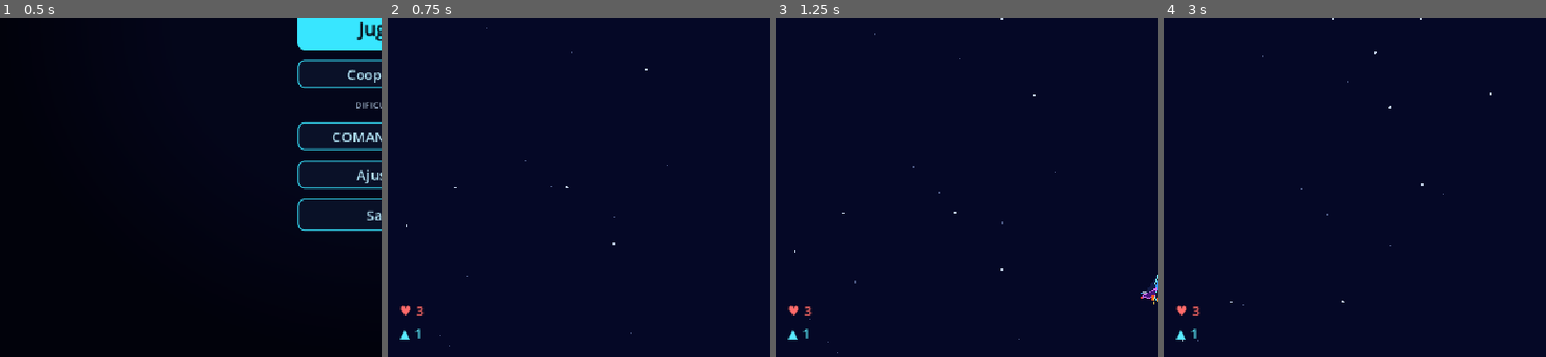
Above: before the commit, frames 1-4 (left to right).
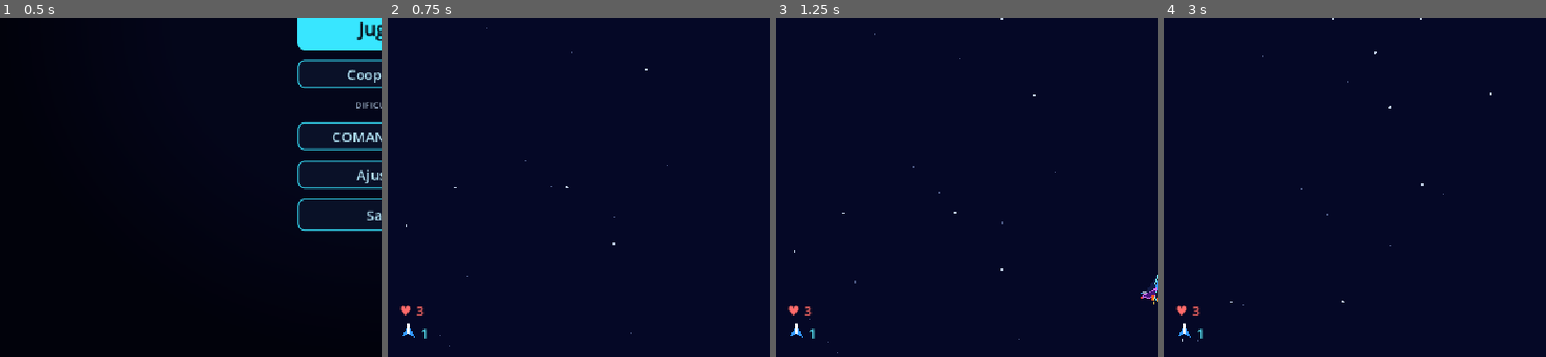
Above: after the commit, the same moments.

Repository: Frank-0511/galactic-surge
Game: Godot game, scene res://scenes/main/main.tscn
The game is run twice, just before and just after one commit, with the same random seed, the same clock (stepped at 60 frames per second) and the same inputs.
Inputs (mouse positions are % of the whole screen's width and height, from its top left):
- Up to frame 1 (0.5 s): no input
- Up to frame 2 (0.75 s): click "Jugar" at 0.5 s
- Up to frame 3 (1.25 s): no input
- Up to frame 4 (3 s): tap Enter at 1.25 s; move the mouse to (72, 45) at 1.27 s; hold Right (move_right) 1.28-2 s; tap Space (shoot) at 1.35 s; click (72, 45) at 1.42 s; drag from (30, 55) to (33, 12) at 2.02 s; move the mouse to (60, 28) at 2.77 s; hold Right (move_right) from 2.78 s (still down); tap 2 (weapon_2) at 2.85 s
The pictures show only the part of the screen within x 0-50%, y 50-100%; the shares and areas given below are measured in that part.

Frame 1 is identical in both runs. In frame 2, 0.1% of the frame differs, in the area x 3-11%, y 89-95%; in frame 3, 0.1%; in frame 4, 0.1%, in the area x 3-11%, y 89-96%.

Commit message:
feat(etapa-20): el icono del arma en el HUD es el mismo medallón que cae (dibujo compartido)

Diff:
--- a/scenes/loot/loot_drop.gd
+++ b/scenes/loot/loot_drop.gd
@@ -258,32 +258,56 @@
 
 
 func _draw_medallion_blaster() -> void:
+	paint_medallion(self, 0)
+
+
+func _draw_medallion_missile() -> void:
+	paint_medallion(self, 1)
+
+
+func _draw_medallion_laser() -> void:
+	paint_medallion(self, 2)
+
+
+## Paints the medallion of a weapon (0 blaster, 1 misil, 2 laser) on any CanvasItem.
+## Shared by the falling drops and the HUD weapon icon, so both look the same (Etapa 20).
+static func paint_medallion(canvas: CanvasItem, weapon_type: int) -> void:
+	match weapon_type:
+		1:
+			_paint_missile(canvas)
+		2:
+			_paint_laser(canvas)
+		_:
+			_paint_blaster(canvas)
+
+
+static func _paint_blaster(canvas: CanvasItem) -> void:
 	var blue: Color = Color(0.2, 0.6, 1.0)
 	var chevron: PackedVector2Array = PackedVector2Array([
 		Vector2(0, -7), Vector2(6, 4), Vector2(0, 1), Vector2(-6, 4)
 	])
-	draw_colored_polygon(chevron, blue)
-	draw_line(Vector2(0, -8), Vector2(0, 0), Color.WHITE, 1.8, true)
-	draw_circle(Vector2(0, -6), 1.5, Color.WHITE)
-
-
-func _draw_medallion_missile() -> void:
+	canvas.draw_colored_polygon(chevron, blue)
+	canvas.draw_line(Vector2(0, -8), Vector2(0, 0), Color.WHITE, 1.8, true)
+	canvas.draw_circle(Vector2(0, -6), 1.5, Color.WHITE)
+
+
+static func _paint_missile(canvas: CanvasItem) -> void:
 	var orange: Color = Color(1.0, 0.55, 0.1)
 	var missile_shape: PackedVector2Array = PackedVector2Array([
 		Vector2(0, -8), Vector2(3, -2), Vector2(3, 5), Vector2(6, 8),
 		Vector2(-6, 8), Vector2(-3, 5), Vector2(-3, -2)
 	])
-	draw_colored_polygon(missile_shape, orange)
-	draw_line(Vector2(0, -6), Vector2(0, 4), Color.WHITE, 1.4, true)
-	draw_circle(Vector2(0, 7), 1.6, Color(1.0, 0.9, 0.4))
-
-
-func _draw_medallion_laser() -> void:
+	canvas.draw_colored_polygon(missile_shape, orange)
+	canvas.draw_line(Vector2(0, -6), Vector2(0, 4), Color.WHITE, 1.4, true)
+	canvas.draw_circle(Vector2(0, 7), 1.6, Color(1.0, 0.9, 0.4))
+
+
+static func _paint_laser(canvas: CanvasItem) -> void:
 	var red: Color = Color(1.0, 0.2, 0.25)
-	draw_line(Vector2(0, -8), Vector2(0, 8), red, 4.0, true)
-	draw_line(Vector2(0, -8), Vector2(0, 8), Color.WHITE, 1.6, true)
-	draw_arc(Vector2.ZERO, 5.0, 0.0, TAU, 16, red, 1.4, true)
-	draw_circle(Vector2.ZERO, 2.0, Color.WHITE)
+	canvas.draw_line(Vector2(0, -8), Vector2(0, 8), red, 4.0, true)
+	canvas.draw_line(Vector2(0, -8), Vector2(0, 8), Color.WHITE, 1.6, true)
+	canvas.draw_arc(Vector2.ZERO, 5.0, 0.0, TAU, 16, red, 1.4, true)
+	canvas.draw_circle(Vector2.ZERO, 2.0, Color.WHITE)
 
 
 func _draw_power_atom() -> void:
--- a/scenes/ui/hud.gd
+++ b/scenes/ui/hud.gd
@@ -156,6 +156,23 @@
 
 
 ## Weapon level of J1, shown in the bottom-left corner (spec S7).
+## Draws the falling medallion of a weapon, so the HUD icon matches the drop (Etapa 20).
+class WeaponIcon extends Control:
+	var weapon_type: int = 0:
+		set(value):
+			weapon_type = value
+			queue_redraw()
+
+	func _ready() -> void:
+		custom_minimum_size = Vector2(26.0, 26.0)
+
+	func _draw() -> void:
+		draw_set_transform(size * 0.5, 0.0, Vector2(1.6, 1.6))
+		LootDrop.paint_medallion(self, weapon_type)
+
+
+var _weapon_icon: Control = null
+var _weapon_icon_p2: Control = null
 var _weapon_level_label: Label = null
 
 
@@ -168,10 +185,16 @@
 		_weapon_level_label.add_theme_color_override("font_color", Color(0.35, 0.92, 1.0, 1.0))
 		var panel: Node = get_node_or_null("P1BottomPanel")
 		if panel != null:
-			panel.add_child(_weapon_level_label)
+			_weapon_icon = WeaponIcon.new()
+			var row_p1: HBoxContainer = HBoxContainer.new()
+			row_p1.name = "WeaponRowP1"
+			panel.add_child(row_p1)
+			row_p1.add_child(_weapon_icon)
+			row_p1.add_child(_weapon_level_label)
 		else:
 			return
-	_weapon_level_label.text = "%s %d" % [weapon_glyph(_current_weapon_type), _current_weapon_level]
+	_weapon_icon.set("weapon_type", _current_weapon_type)
+	_weapon_level_label.text = str(_current_weapon_level)
 
 
 ## Weapon level of J2, shown in the bottom-right corner (spec S7, Etapa 20).
@@ -202,8 +225,15 @@
 		_weapon_level_p2_label.custom_minimum_size = Vector2(0.0, 28.0)
 		_weapon_level_p2_label.add_theme_font_size_override("font_size", 20)
 		_weapon_level_p2_label.add_theme_color_override("font_color", Color(0.35, 0.92, 1.0, 1.0))
-		_ensure_p2_bottom_panel().add_child(_weapon_level_p2_label)
-	_weapon_level_p2_label.text = "%s %d" % [weapon_glyph(_weapon_type_p2), clampi(level, 1, 15)]
+		_weapon_icon_p2 = WeaponIcon.new()
+		var row_p2: HBoxContainer = HBoxContainer.new()
+		row_p2.name = "WeaponRowP2"
+		row_p2.alignment = BoxContainer.ALIGNMENT_END
+		_ensure_p2_bottom_panel().add_child(row_p2)
+		row_p2.add_child(_weapon_icon_p2)
+		row_p2.add_child(_weapon_level_p2_label)
+	_weapon_icon_p2.set("weapon_type", _weapon_type_p2)
+	_weapon_level_p2_label.text = str(clampi(level, 1, 15))
 
 
 
--- a/tests/etapa_20_contract_test.gd
+++ b/tests/etapa_20_contract_test.gd
@@ -47,6 +47,7 @@
 	_check_weapon_icon_by_type()
 	_check_active_weapon_text_hidden()
 	_check_p2_panels_follow_session()
+	_check_weapon_icon_is_drop_medallion()
 
 	if _failures == 0:
 		print("ETAPA 20 CONTRACT TESTS: ALL PASSED")
@@ -423,8 +424,8 @@
 	var bottom_p2: Control = hud.get_node_or_null("P2BottomPanel") as Control
 	var level_p1: Label = hud.get("_weapon_level_label") as Label
 	var level_p2: Label = hud.get("_weapon_level_p2_label") as Label
-	_expect(level_p1 != null and bottom_p1 != null and level_p1.get_parent() == bottom_p1 and level_p1.text == "▲ 3", "Contrato 20a: nivel del arma de J1 abajo a la izquierda (\"▲ 3\")")
-	_expect(level_p2 != null and bottom_p2 != null and level_p2.get_parent() == bottom_p2 and level_p2.text == "▲ 2", "Contrato 20b: nivel del arma de J2 abajo a la derecha (\"▲ 2\")")
+	_expect(level_p1 != null and bottom_p1 != null and level_p1.get_parent().get_parent() == bottom_p1 and level_p1.text == "3", "Contrato 20a: nivel del arma de J1 abajo a la izquierda (\"3\")")
+	_expect(level_p2 != null and bottom_p2 != null and level_p2.get_parent().get_parent() == bottom_p2 and level_p2.text == "2", "Contrato 20b: nivel del arma de J2 abajo a la derecha (\"2\")")
 	hud.queue_free()
 
 
@@ -582,9 +583,9 @@
 	hud.call("set_lives_p2", 2)
 	_expect(hud.call("get_lives_p2_text") == "♥ 2", "Contrato 28b: vidas de J2 con icono \"♥ 2\"")
 	hud.call("set_weapon_level", 3, 0)
-	_expect(hud.get("_weapon_level_label").text == "▲ 3", "Contrato 28c: nivel del arma de J1 con icono \"▲ 3\"")
+	_expect(hud.get("_weapon_level_label").text == "3", "Contrato 28c: nivel del arma de J1 como numero")
 	hud.call("set_weapon_level_p2", 2)
-	_expect(hud.get("_weapon_level_p2_label").text == "▲ 2", "Contrato 28d: nivel del arma de J2 con icono \"▲ 2\"")
+	_expect(hud.get("_weapon_level_p2_label").text == "2", "Contrato 28d: nivel del arma de J2 como numero")
 	hud.call("set_wave", 4)
 	_expect(not hud.get("_wave_label").visible, "Contrato 28e: la oleada no se muestra en el HUD (la muestra el anuncio)")
 	hud.queue_free()
@@ -613,11 +614,11 @@
 	var hud: Node = (load("res://scenes/ui/hud.tscn") as PackedScene).instantiate()
 	get_root().add_child(hud)
 	hud.call("set_weapon_level", 3, 1)
-	_expect(hud.get("_weapon_level_label").text == "◆ 3", "Contrato 30a: arma misil de J1 con icono \"◆ 3\"")
+	_expect(hud.get("_weapon_icon").get("weapon_type") == 1, "Contrato 30a: arma misil de J1 con medallon de misil")
 	hud.call("set_weapon_level", 2, 2)
-	_expect(hud.get("_weapon_level_label").text == "● 2", "Contrato 30b: arma laser de J1 con icono \"● 2\"")
+	_expect(hud.get("_weapon_icon").get("weapon_type") == 2, "Contrato 30b: arma laser de J1 con medallon de laser")
 	hud.call("set_weapon_level_p2", 2, 1)
-	_expect(hud.get("_weapon_level_p2_label").text == "◆ 2", "Contrato 30c: arma misil de J2 con icono \"◆ 2\"")
+	_expect(hud.get("_weapon_icon_p2").get("weapon_type") == 1, "Contrato 30c: arma misil de J2 con medallon de misil")
 	hud.queue_free()
 
 
@@ -653,6 +654,24 @@
 
 
 # ---------------------------------------------------------------------------
+# 33. Icono del arma: el mismo dibujo del medallon que cae (LootDrop.paint_medallion)
+# ---------------------------------------------------------------------------
+func _check_weapon_icon_is_drop_medallion() -> void:
+	var loot_script: Script = load("res://scenes/loot/loot_drop.gd")
+	_expect(loot_script.has_method("paint_medallion"), "Contrato 33a: LootDrop expone paint_medallion() para reutilizar el dibujo")
+	var hud: Node = (load("res://scenes/ui/hud.tscn") as PackedScene).instantiate()
+	get_root().add_child(hud)
+	hud.call("set_weapon_level", 3, 1)
+	var icon_p1: Control = hud.get("_weapon_icon") as Control
+	_expect(icon_p1 != null and icon_p1.get("weapon_type") == 1, "Contrato 33b: el icono de J1 muestra el medallon del arma (misil)")
+	hud.call("set_weapon_level_p2", 2, 2)
+	var icon_p2: Control = hud.get("_weapon_icon_p2") as Control
+	_expect(icon_p2 != null and icon_p2.get("weapon_type") == 2, "Contrato 33c: el icono de J2 muestra el medallon del arma (laser)")
+	_expect(hud.get("_weapon_level_label").text == "3", "Contrato 33d: el label del arma muestra solo el nivel")
+	hud.queue_free()
+
+
+# ---------------------------------------------------------------------------
 # 2. J2 uses its own action names
 # ---------------------------------------------------------------------------
 func _check_player_two_uses_own_actions() -> void:
